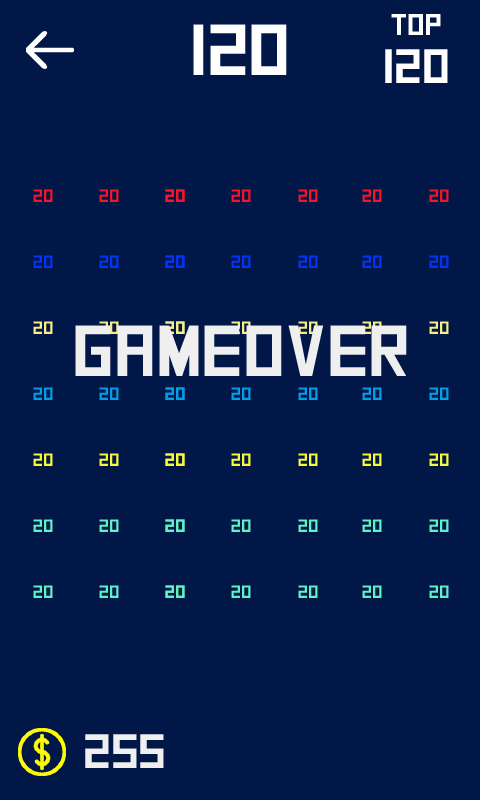
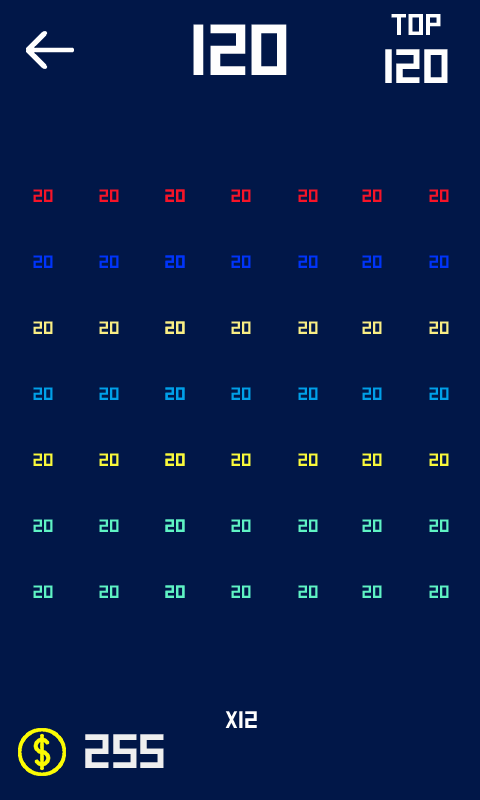
Layers edited between the first and the second 480x800 image:
hid "GameOver", moved it above "矩形 4" over (75, 325, 407, 376)
added layer "x12" above "形狀 1 拷貝 3" over (225, 711, 257, 728)
